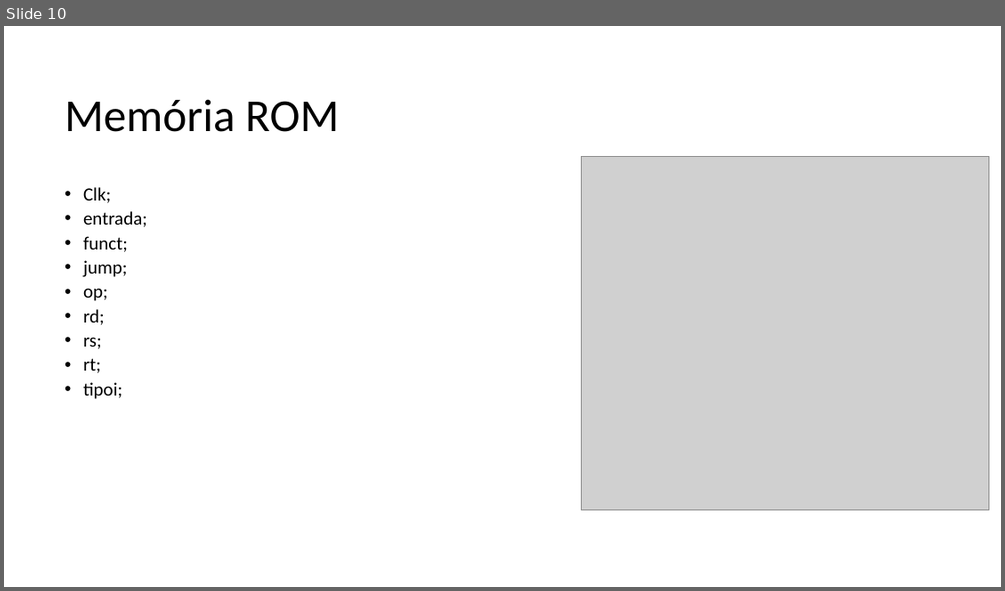
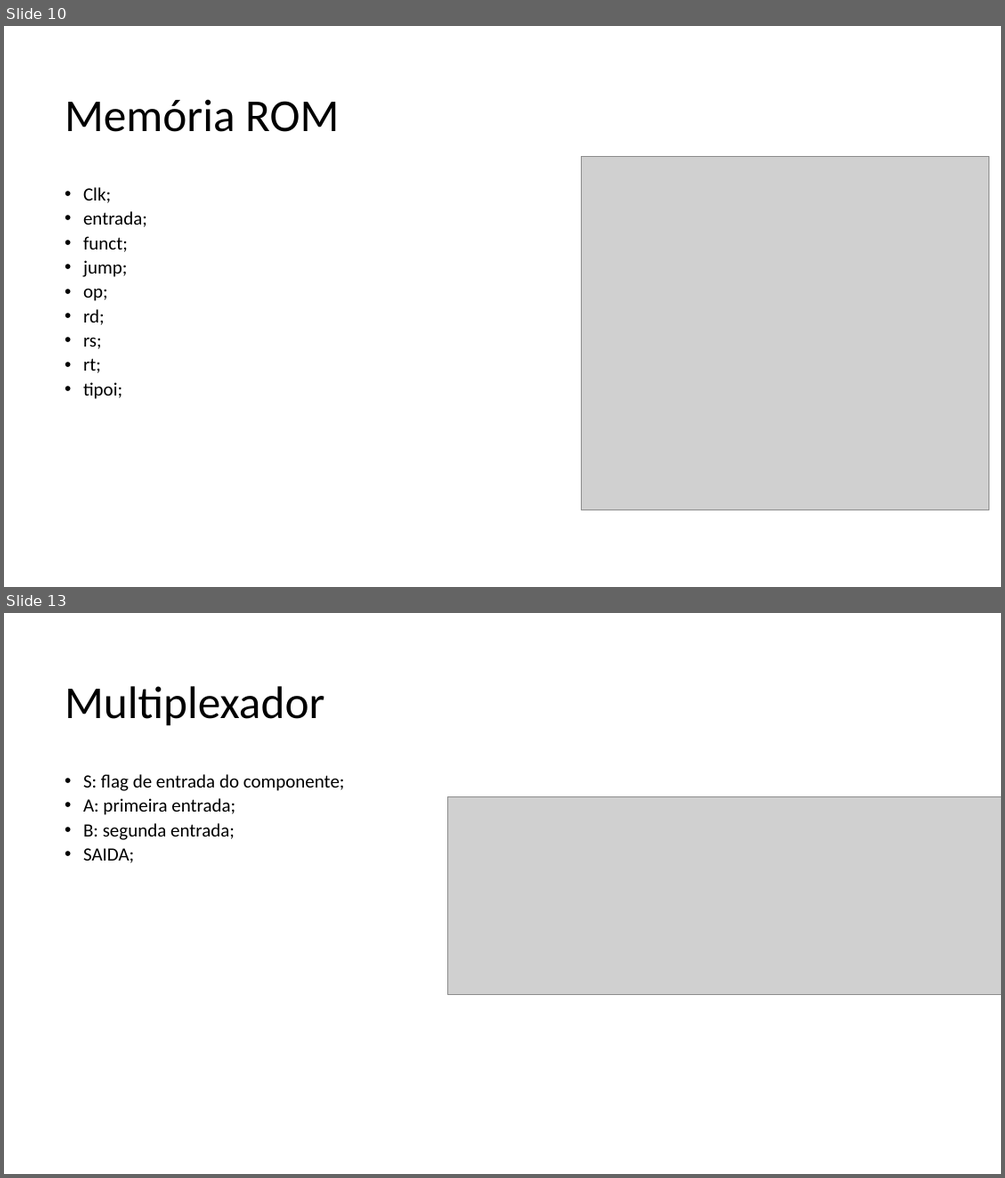
Before and after one commit to ArcanjoGabriel42/Final_Judgment_Processor, a slide deck: Luigi/Processador Uniciclo 16 bits.pptx. Shown one above the other, each under a label of ours: slide 10 before the commit, slides 10 and 13 after it; the slides between them are not shown. The pictures are 1005x591 and 1005x1178 pixels, drawn with LibreOffice and Linux fonts; fonts in the diff are those of the drawing; grey boxes stand for pictures. Boxes give left, top, right and bottom in pixels: in the first picture for what was removed or moved away, otherwise in the second. Text is boxed around its words. In the diff, an @@ line names an element or a change of style, - is before the commit and + after.

```diff
--- a/Luigi/Processador Uniciclo 16 bits.pptx
+++ b/Luigi/Processador Uniciclo 16 bits.pptx
@@ slide 13 added at bbox=[4, 613, 1001, 1174], background #FFFFFF @@
@@ title added at bbox=[65, 686, 324, 726], 44 pt, text #000000 @@
+Multiplexador
@@ text added at bbox=[83, 774, 345, 863], 18 pt, text #000000 @@
+• S: flag de entrada do componente;
+• A: primeira entrada;
+• B: segunda entrada;
+• SAIDA;
@@ picture added at bbox=[447, 797, 1001, 995] @@
```
Also in this commit, not shown: 3 other slides added, 1 slide removed, 40 other files.
